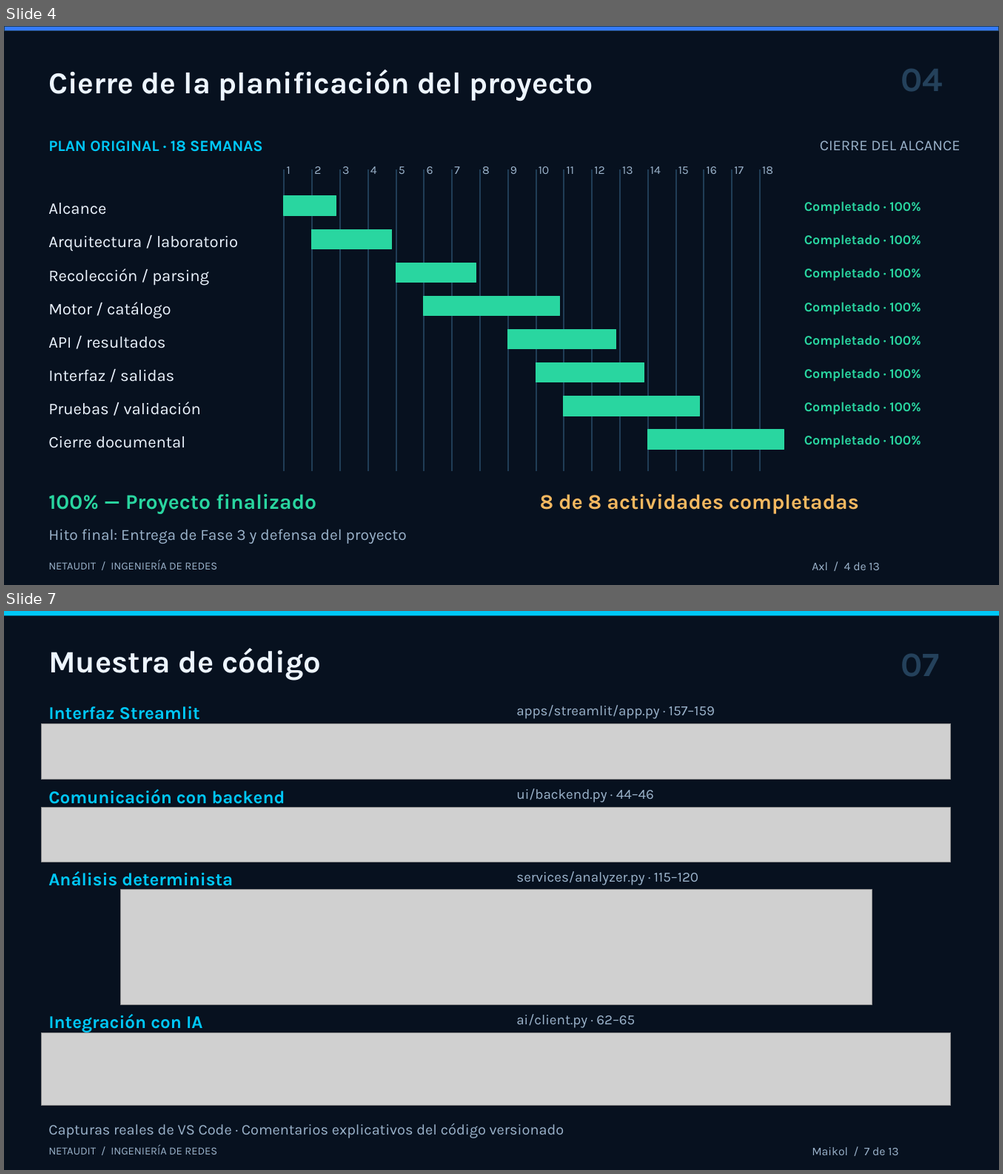
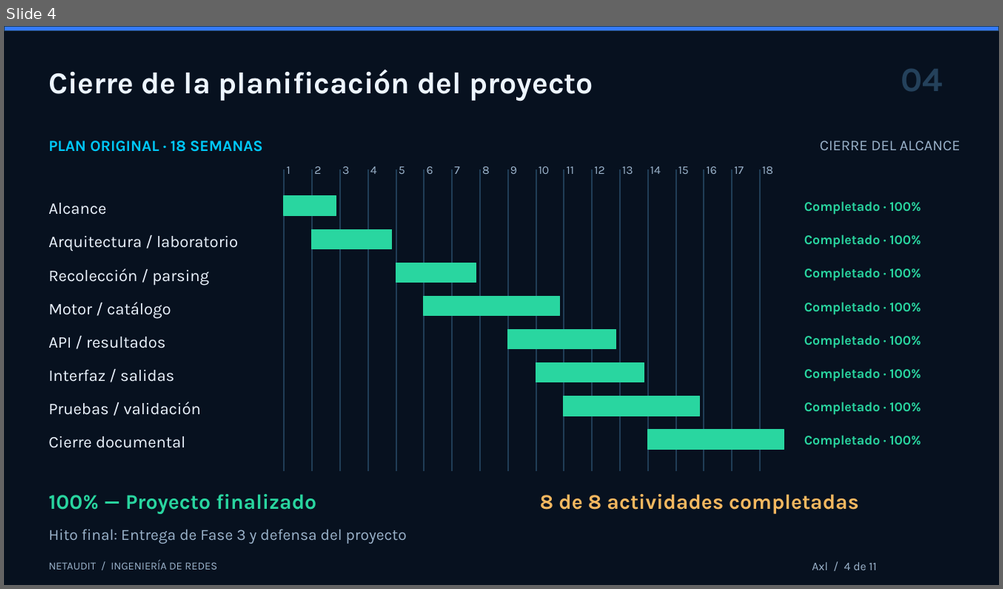
Before and after one commit to thomasdbs21/grupo-1, a slide deck: Entregables-APT/Fase-3/Presentacion/NetAudit_Defensa_Final_Comision_2026.pptx. Shown one above the other, each under a label of ours: slides 4 and 7 before the commit, slide 4 after it; the slides between them are not shown. The pictures are 1003x1174 and 1003x589 pixels, drawn with LibreOffice and Linux fonts; fonts in the diff are those of the drawing; grey boxes stand for pictures. Boxes give left, top, right and bottom in pixels: in the first picture for what was removed or moved away, otherwise in the second. Text is boxed around its words. In the diff, an @@ line names an element or a change of style, - is before the commit and + after.

```diff
--- a/Entregables-APT/Fase-3/Presentacion/NetAudit_Defensa_Final_Comision_2026.pptx
+++ b/Entregables-APT/Fase-3/Presentacion/NetAudit_Defensa_Final_Comision_2026.pptx
@@ slide 7 removed at [4, 611, 999, 1170], background #07111F @@
@@ rectangle removed at [4, 611, 999, 615] @@
@@ text removed at [48, 648, 321, 681] @@
-Muestra de código
@@ text removed at [900, 654, 939, 676] @@
-07
@@ text removed at [48, 706, 200, 724] @@
-Interfaz Streamlit
@@ text removed at [516, 705, 714, 719] @@
-apps/streamlit/app.py · 157–159
@@ picture removed at [41, 723, 950, 780] @@
@@ picture removed at [41, 808, 950, 863] @@
@@ text removed at [48, 789, 285, 808] @@
-Comunicación con backend
@@ text removed at [516, 789, 654, 803] @@
-ui/backend.py · 44–46
@@ text removed at [48, 871, 233, 890] @@
-Análisis determinista
@@ text removed at [516, 871, 698, 886] @@
-services/analyzer.py · 115–120
@@ picture removed at [120, 890, 872, 1005] @@
@@ text removed at [48, 1014, 202, 1034] @@
-Integración con IA
@@ text removed at [516, 1014, 634, 1028] @@
-ai/client.py · 62–65
@@ picture removed at [41, 1034, 950, 1106] @@
@@ text removed at [48, 1124, 564, 1139] @@
-Capturas reales de VS Code · Comentarios explicativos del código versionado
@@ text removed at [48, 1145, 217, 1155] @@
-NETAUDIT / INGENIERÍA DE REDES
@@ text removed at [811, 1147, 899, 1156] @@
-Maikol / 7 de 13
@@ slide 4 changed as well @@
@@ text at [811, 562, 876, 571]: text changed @@
-Axl / 4 de 13
+Axl / 4 de 11
```
Also in this commit, not shown: 4 other slides changed, 6 slides added, 7 other slides removed, 1 other file.
